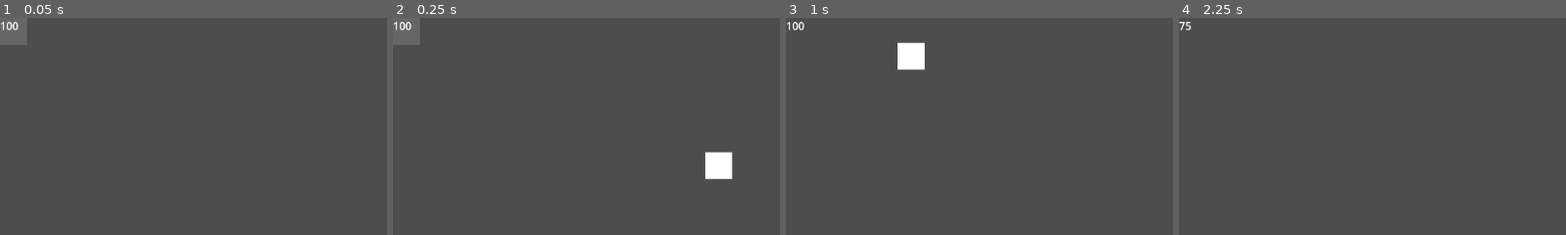
Above: before the commit, frames 1-4 (left to right).
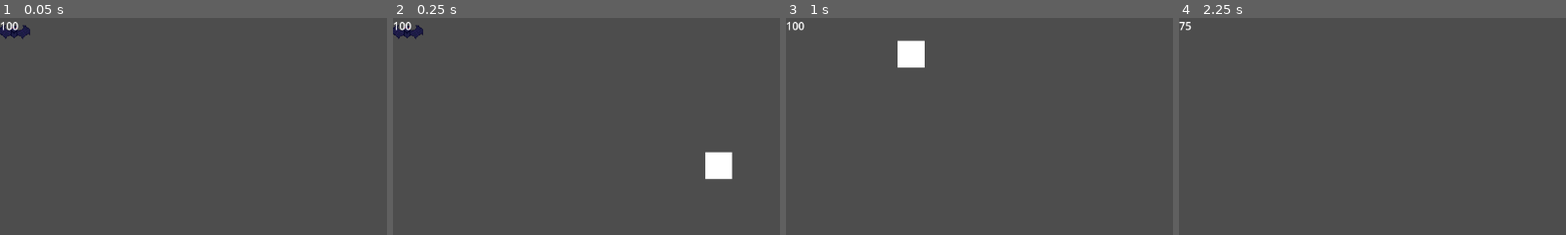
Above: after the commit, the same moments.

Repository: The-Sleety/jam
Game: Godot game, scene res://Scripts/Maps/Demo.tscn
Two runs of this game, one before a commit and one after it. Both use one fixed random seed, a clock stepped at 60 frames per second and the inputs below. This scene is started directly instead of the project's main scene.
Inputs:
- Up to frame 1 (0.05 s): no input
- Up to frame 2 (0.25 s): no input
- Up to frame 3 (1 s): tap Enter (ui_accept) at 0.5, 0.6, 0.77 s; hold W (go_up) from 0.53 s (still down)
- Up to frame 4 (2.25 s): tap Enter (ui_accept) at 1.07, 1.52, 1.55, 1.82, 2, 2.1 s; tap G (hurt) at 1.35 s; release W (go_up) at 2.03 s; hold A (go_left) from 2.03 s (still down)
The pictures show only the part of the screen within x 0-50%, y 0-50%; the shares and areas given below are measured in that part.

The runs differ from the first frame. In frame 1, 0.8% of the frame differs, in the area x 0-8%, y 0-13%; in frame 2, 0.8%; in frame 3, 0.2%; in frame 4, nothing differs.

Commit message:
vampire transformation

Diff:
--- a/new-game-project/Scenes/Entities/Player.tscn
+++ b/new-game-project/Scenes/Entities/Player.tscn
@@ -1,7 +1,8 @@
-[gd_scene load_steps=4 format=3 uid="uid://cbjocjb0lxk81"]
+[gd_scene load_steps=5 format=3 uid="uid://cbjocjb0lxk81"]
 
 [ext_resource type="Script" uid="uid://cqqb8sqyiayie" path="res://Scenes/Entities/player.gd" id="1_3kvya"]
-[ext_resource type="Script" uid="uid://pdxarqjqeyo7" path="res://Scenes/Entities/label.gd" id="2_v402d"]
+[ext_resource type="Script" path="res://Scenes/Entities/label.gd" id="2_v402d"]
+[ext_resource type="Texture2D" uid="uid://bg46gaqrp4lam" path="res://Assets/bat.png" id="3_agccv"]
 
 [sub_resource type="CircleShape2D" id="CircleShape2D_2tapu"]
 radius = 20.024984
@@ -9,11 +10,6 @@
 [node name="Player" type="CharacterBody2D" groups=["Player"]]
 script = ExtResource("1_3kvya")
 Health = 100
-
-[node name="ColorRect" type="ColorRect" parent="."]
-offset_right = 40.0
-offset_bottom = 40.0
-color = Color(0.40069774, 0.40069774, 0.40069768, 1)
 
 [node name="CollisionShape2D" type="CollisionShape2D" parent="."]
 position = Vector2(20, 20)
@@ -25,3 +21,10 @@
 offset_right = 40.0
 offset_bottom = 23.0
 script = ExtResource("2_v402d")
+
+[node name="Bat" type="Sprite2D" parent="."]
+texture_filter = 1
+position = Vector2(21, 21)
+texture = ExtResource("3_agccv")
+
+[node name="vampire" type="Sprite2D" parent="."]
--- a/new-game-project/Scenes/Entities/player.gd
+++ b/new-game-project/Scenes/Entities/player.gd
@@ -1,13 +1,18 @@
 extends CharacterBody2D
 
 @export var Base_Speed = 300.0
+@export var flySpeed : float = 400.0
 var Speed = Base_Speed
+
 @export var Health : int
+@export var isVampire : bool = false
+
 
 func _physics_process(_delta: float) -> void:
 	var direction := Input.get_vector("go_left", "go_right", "go_up", "go_down")
 	if direction:
 		velocity = direction * Speed
+		transform()
 	else:
 		velocity = Vector2.ZERO
 
@@ -16,6 +21,23 @@
 
 	move_and_slide()
 
+func transform():
+	if Input.is_action_just_pressed("ui_accept"):
+		if isVampire:
+			Speed = flySpeed
+			$Bat.visible = true
+			$vampire.visible = false
+			isVampire = false
+		else:
+			isVampire = true
+			Speed = Base_Speed
+			$Bat.visible = false
+			$vampire.visible = true
+
+func bite():
+	#if is in area and prey health is less than a amount be able to bite
+	pass
+
 func getHurt(dmg:int):
 	Health -= dmg
 	if Health <= 0:
Binary file added: new-game-project/Assets/Silver.ttf
Not shown, added: new-game-project/Assets/Silver.ttf.import
Binary file added: new-game-project/Assets/bat.png
Not shown, added: new-game-project/Assets/bat.png.import
